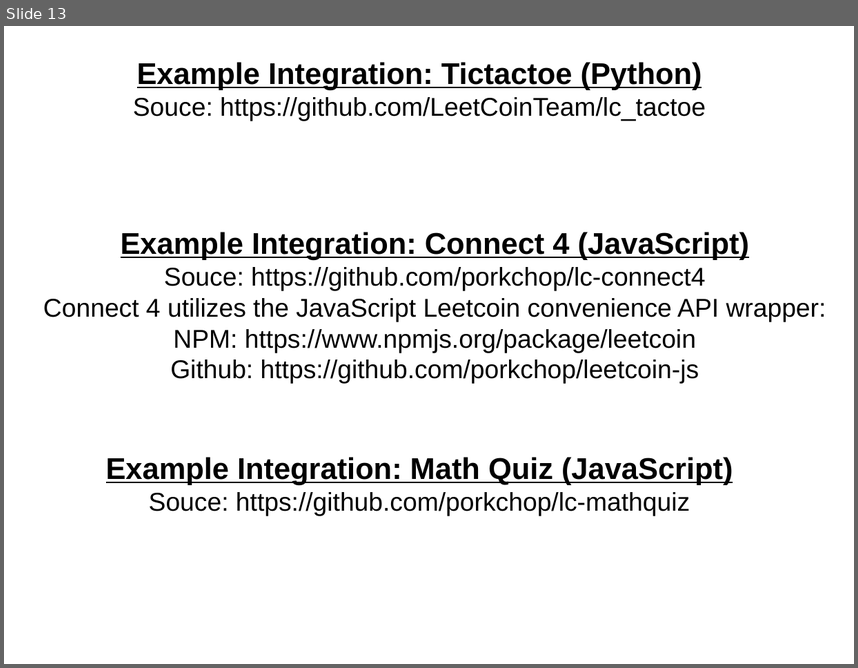
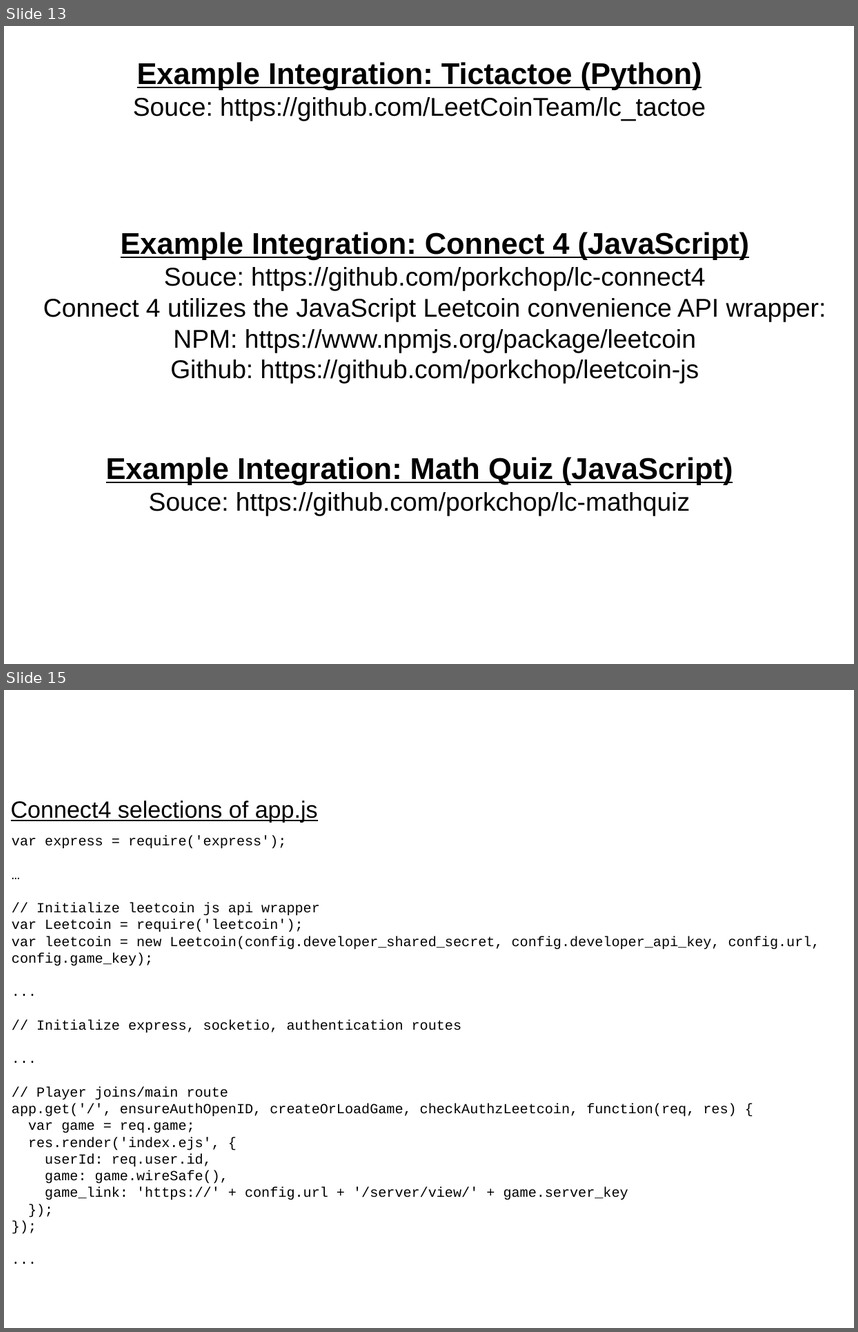
Before and after one commit to porkchop/leetcoin-api-slides, a slide deck: leetcoin-api.odp. Shown one above the other, each under a label of ours: slide 13 before the commit, slides 13 and 15 after it; the slides between them are not shown. The pictures are 858x668 and 858x1332 pixels, drawn with LibreOffice and Linux fonts; fonts in the diff are those of the drawing. Boxes give left, top, right and bottom in pixels: in the first picture for what was removed or moved away, otherwise in the second. Text is boxed around its words. In the diff, an @@ line names an element or a change of style, - is before the commit and + after.

Commit message:
Connect4 selections in appendix

```diff
--- a/leetcoin-api.odp
+++ b/leetcoin-api.odp
@@ slide 15 added at [4, 690, 854, 1328], background #FFFFFF @@
@@ text added at [11, 800, 318, 822], 22 pt, text #000000, underline @@
+Connect4 selections of app.js
@@ text added at [12, 836, 820, 1200], 13 pt, text #000000 @@
+var express = require('express');
+…
+// Initialize leetcoin js api wrapper
+var Leetcoin = require('leetcoin');
+var leetcoin = new Leetcoin(config.developer_shared_secret, config.developer_api_key, config.url, config.game_key);
+...
+// Initialize express, socketio, authentication routes
+...
+// Player joins/main route
+app.get('/', ensureAuthOpenID, createOrLoadGame, checkAuthzLeetcoin, function(req, res) {
+var game = req.game;
+res.render('index.ejs', {
+userId: req.user.id,
+game: game.wireSafe(),
+game_link: 'https://' + config.url + '/server/view/' + game.server_key
+});
+});
+...
```
Also in this commit, not shown: 1 slide changed, 4 other slides added.
